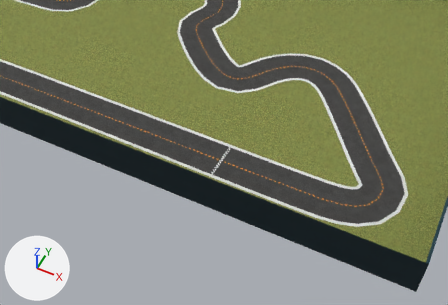
The COLLADA model bundle/meshes/dubai_open_cw/dubai_open_cw.dae as it was, and as the next commit left it.
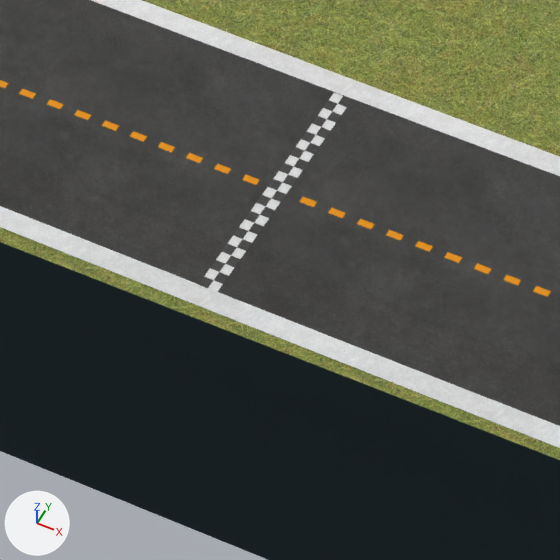
There are two pictures of each version: one from a 50 mm lens placed at (8.17, -11.95, 10.64), pointed at (3.97, -3.55, 0.14), one close up on the part from 41% to 58% of the width and 44% to 70% of the height. Every picture has the same lights, and +X, +Y and +Z are marked at lower left.

Script lines for the objects in view, before the commit:
```python
me_clshape_mesh = bpy.data.meshes.new('clShape-mesh')
me_clshape_mesh.from_pydata(...)  # 1600 vertices, 800 faces; spans x -7.5..7.5, y -3.7..3.6, z 0.0
me_clshape_mesh.materials.append(mat_cl_materialref)  # picture img_centerline_png
me_olshape_mesh = bpy.data.meshes.new('olShape-mesh')
me_olshape_mesh.from_pydata(...)  # 270 vertices, 270 faces; spans x -7.05..7.05, y -3.24..3.18, z 0.0
me_olshape_mesh.materials.append(mat_ol_materialref)  # picture img_outerline_png
me_plane = bpy.data.meshes.new('Plane')
me_plane.from_pydata(...)  # 12 vertices, 6 faces; spans x -0.363..0.363, y -0.329..0.329, z 0.0
me_plane.materials.append(mat_startline)  # picture img_startline_png
ob_cl = bpy.data.objects.new('cl', me_clshape_mesh)
ob_cl.location = (0.0, 0.0, 0.0)
ob_ol = bpy.data.objects.new('ol', me_olshape_mesh)
ob_ol.location = (0.0, 0.0, 0.0)
ob_startline = bpy.data.objects.new('StartLine', me_plane)
ob_startline.location = (3.962, -3.694, 0.003)
ob_startline.rotation_euler = (0.0, 0.0, -0.864)  # degrees (0, 0, -50)
# also in view: 'wall' at (0.0, -0.03, 0.5); 'road' at (-0.01, -0.03, 0.0); 'field' at (0.0, -0.03, 0.0); 'il' at (-0.01, -0.03, 0.0)
```
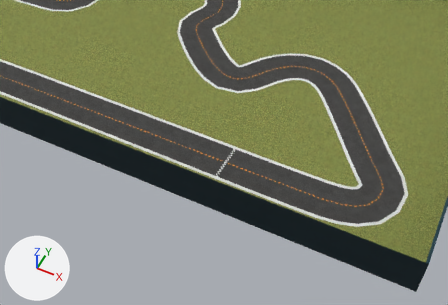
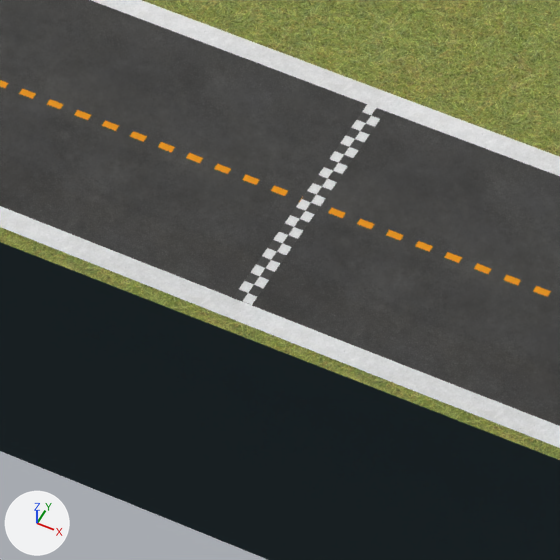
Boxes (x1, y1, x2, y2) around the edits, measured in the close-ups (560 x 560 px):
```json
{"object": "StartLine", "change": "moved", "before": [199, 93, 352, 292], "after": [233, 104, 386, 305]}
```

Edits to the scene script, one JSON object a line:
```json
{"op": "set", "path": "ob_startline.location", "old": "(3.962, -3.694, 0.003)", "new": "(4.081, -3.692, 0.003)"}
```
